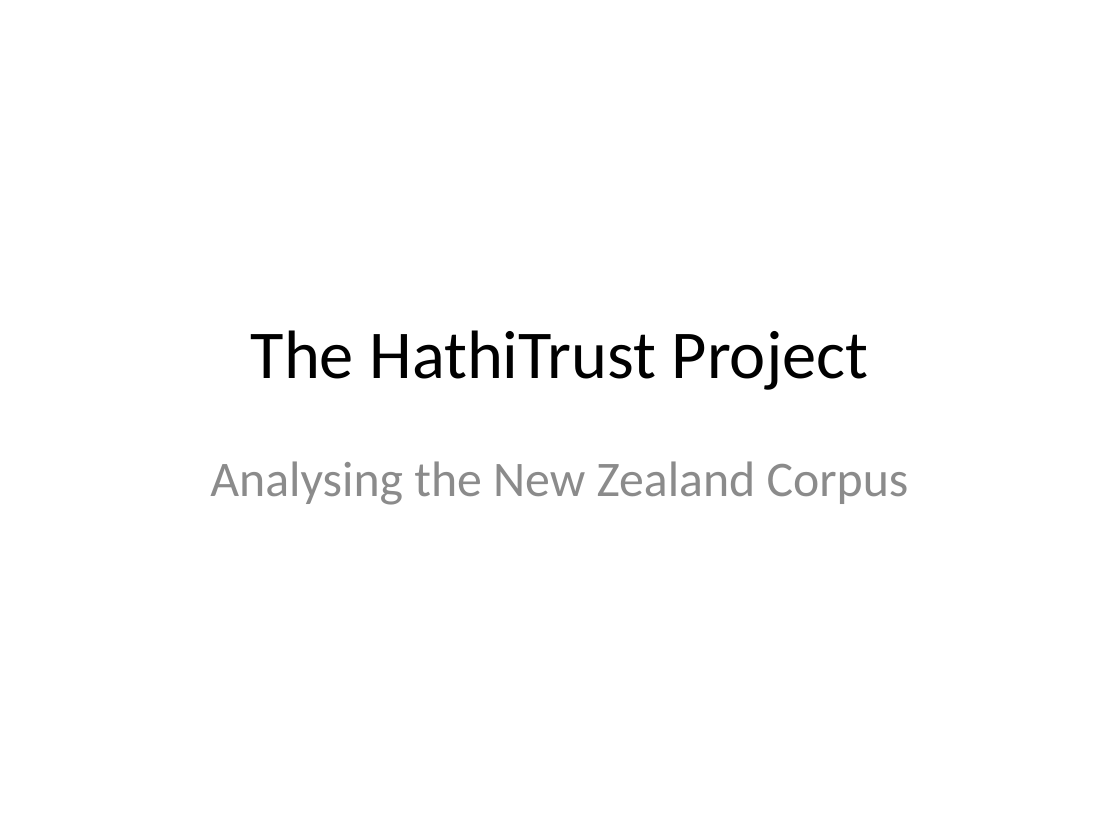
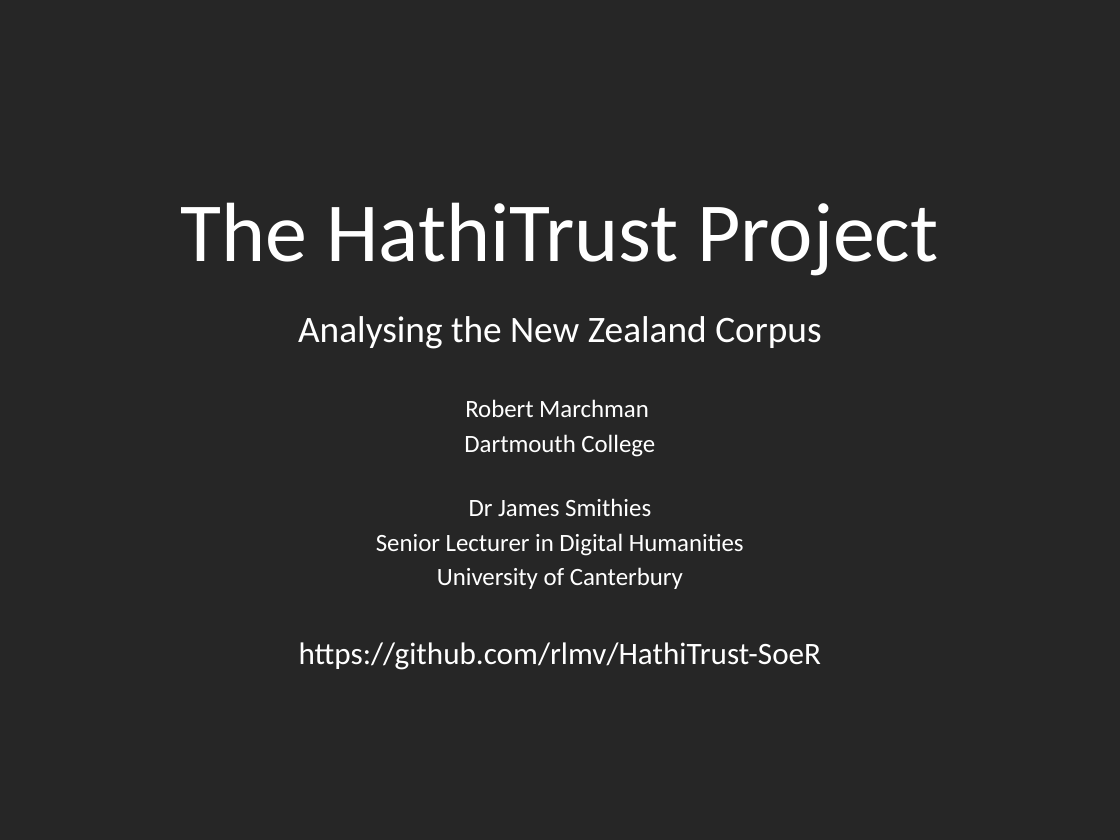
Before and after one commit to rlmv/hathitrust-soer, a slide deck: slide 1 of notes/HathiTrust.pptx. Drawn at 1120x840 pixels with LibreOffice and Linux fonts; fonts in the diff are those of the drawing. Boxes give left, top, right and bottom in pixels: in the first picture for what was removed or moved away, otherwise in the second. Text is boxed around its words. In the diff, an @@ line names an element or a change of style, - is before the commit and + after.

```diff
--- a/notes/HathiTrust.pptx
+++ b/notes/HathiTrust.pptx
@@ background #FFFFFF to #262626 @@
@@ title "The HathiTrust Project": place and size @@
-title "The HathiTrust Project" at <box>251,330,868,390</box>
+title "The HathiTrust Project" at <box>181,202,939,276</box>
@@ title "The HathiTrust Project" at <box>181,202,939,276</box>: size 44 to 54 pt, text colour #000000 to #FFFFFF; vertical alignment middle to bottom @@
@@ text "Analysing the New Zealand Corpus": place and size @@
-text "Analysing the New Zealand Corpus" at <box>210,461,909,505</box>
+text "Analysing the New Zealand Corpus" at <box>298,316,822,670</box>
@@ text at <box>298,316,821,349</box>: size 32 to 24 pt, text colour #8C8C8C to #FFFFFF in "Analysing the New Zealand Corpus"; less space between paragraphs @@
@@ text at <box>299,399,822,670</box>: paragraphs added @@
+Robert Marchman
+Dartmouth College
+Dr James Smithies
+Senior Lecturer in Digital Humanities
+University of Canterbury
+  https://github.com/rlmv/HathiTrust-SoeR
```
Also in this commit, not shown: 7 other slides changed, 17 slides added, 20 slides removed.
